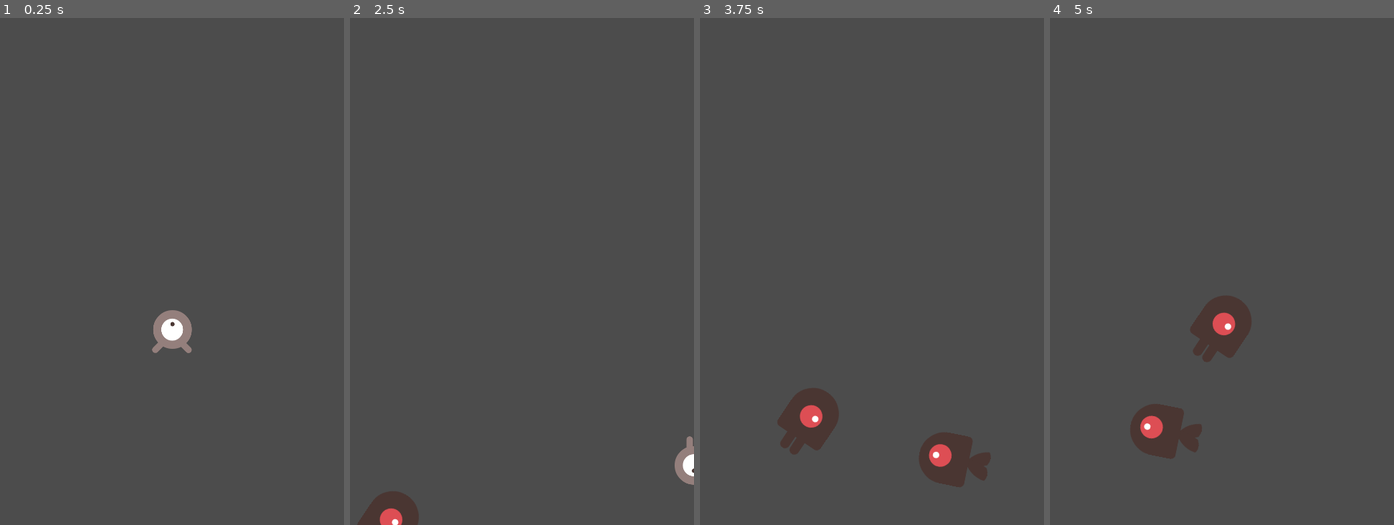
Above: before the commit, frames 1-4 (left to right).
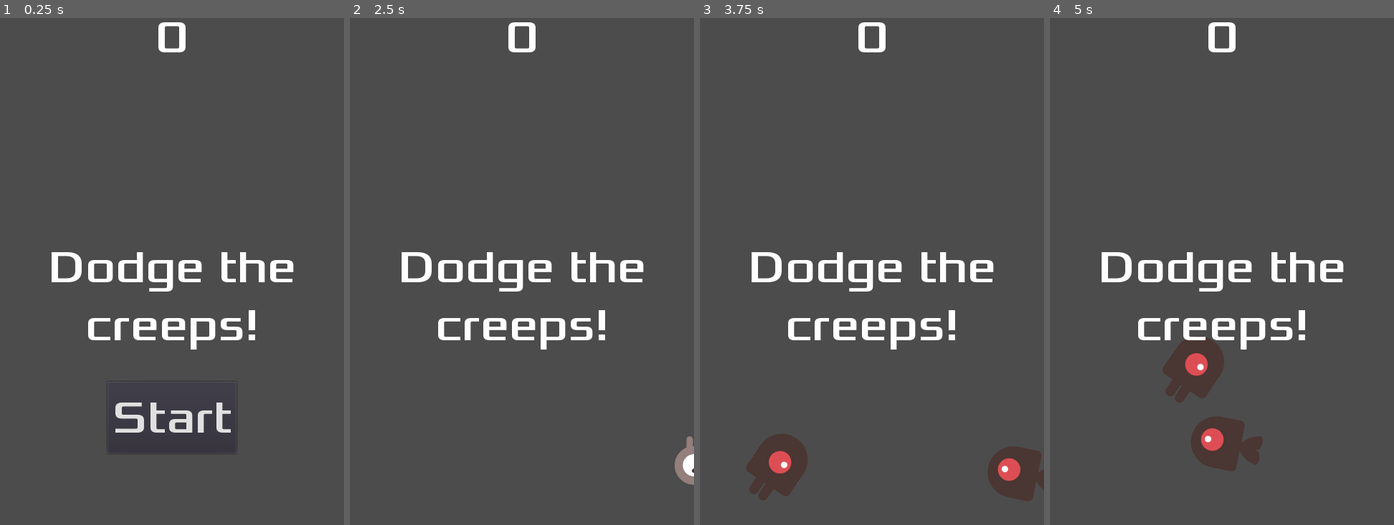
Above: after the commit, the same moments.

Repository: 44351-w21/godot-tutorial-thomastran7
Game: Godot game, scene res://Main.tscn
Same seed, same stepped clock (60 frames per second), same inputs: the game is played once before the commit and once after it.
Inputs (mouse positions are in pixels of both pictures, inside the frame that each line leads up to):
- Up to frame 1 (0.25 s): no input
- Up to frame 2 (2.5 s): click (522, 418) at 0.5 s, where only the run after the commit has a clickable "Start"; tap Enter at 1.25 s; hold Right (ui_right) 1.28-2.03 s; hold Down (ui_down) from 2.03 s (still down)
- Up to frame 3 (3.75 s): release Down (ui_down) at 2.78 s; hold Right (ui_right) 2.78-3.53 s; hold Up (ui_up) from 3.53 s (still down)
- Up to frame 4 (5 s): release Up (ui_up) at 4.28 s; hold Left (ui_left) from 4.28 s (still down)

The runs differ from the first frame. In frame 1, 4.4% of the frame differs, in the area x 15-86%, y 0-82%; in frame 2, 4.0%; in frame 3, 8.9%, in the area x 13-100%, y 0-96%; in frame 4, 8.3%.

Commit message:
Work in progress: implemented HUD

Diff:
--- /dev/null
+++ b/HUD.gd
@@ -0,0 +1,43 @@
+extends CanvasLayer
+
+signal start_game
+
+
+# Declare member variables here. Examples:
+# var a = 2
+# var b = "text"
+
+
+# Called when the node enters the scene tree for the first time.
+func _ready():
+	pass # Replace with function body.
+
+func show_message(text):
+	$Message.text = text
+	$Message.show()
+	$MessageTimer.start()
+
+func show_game_over():
+	show_message("Game Over")
+	yield($MessageTimer, "timeout")
+
+	$Message.text= "Dodge the/nCreeps!"
+	$Message.show()
+	#Waits for 1 second
+	#make a one-shot timer and wait for it to finish
+	yield (get_tree().create_timer(1), "timeout")
+	$StartButton.show()
+
+func update_score(score):
+	$ScoreLabel.text = str(score)
+
+
+
+
+func _on_StartButton_pressed():
+	$StartButton.hide()
+	emit_signal("start_game")
+
+
+func _on_MessageTimer_timeout():
+	$Message.hide()
--- /dev/null
+++ b/HUD.tscn
@@ -0,0 +1,56 @@
+[gd_scene load_steps=4 format=2]
+
+[ext_resource path="res://dodge_assets/fonts/Xolonium-Regular.ttf" type="DynamicFontData" id=1]
+[ext_resource path="res://HUD.gd" type="Script" id=2]
+
+[sub_resource type="DynamicFont" id=1]
+size = 64
+font_data = ExtResource( 1 )
+
+[node name="HUD" type="CanvasLayer"]
+script = ExtResource( 2 )
+
+[node name="ScoreLabel" type="Label" parent="."]
+anchor_right = 1.0
+margin_bottom = 78.0
+custom_fonts/font = SubResource( 1 )
+text = "0"
+align = 1
+__meta__ = {
+"_edit_use_anchors_": false
+}
+
+[node name="Message" type="Label" parent="."]
+anchor_top = 0.5
+anchor_right = 1.0
+anchor_bottom = 0.5
+margin_top = -39.0
+margin_bottom = 39.0
+custom_fonts/font = SubResource( 1 )
+text = "Dodge the creeps!"
+align = 1
+autowrap = true
+__meta__ = {
+"_edit_use_anchors_": false
+}
+
+[node name="StartButton" type="Button" parent="."]
+anchor_left = 0.5
+anchor_top = 1.0
+anchor_right = 0.5
+anchor_bottom = 1.0
+margin_left = -90.0
+margin_top = -200.0
+margin_right = 90.0
+margin_bottom = -100.0
+custom_fonts/font = SubResource( 1 )
+text = "Start"
+__meta__ = {
+"_edit_use_anchors_": false
+}
+
+[node name="MessageTimer" type="Timer" parent="."]
+wait_time = 2.0
+one_shot = true
+[connection signal="pressed" from="StartButton" to="." method="_on_StartButton_pressed"]
+[connection signal="timeout" from="MessageTimer" to="." method="_on_MessageTimer_timeout"]
--- a/Main.gd
+++ b/Main.gd
@@ -13,7 +13,7 @@
 	#temp so we can deploy
 	#$Player.start(Vector2())
 	randomize()
-	new_game()
+	#new_game()
 
 
 # Called every frame. 'delta' is the elapsed time since the previous frame.
--- a/Main.tscn
+++ b/Main.tscn
@@ -1,8 +1,9 @@
-[gd_scene load_steps=5 format=2]
+[gd_scene load_steps=6 format=2]
 
 [ext_resource path="res://Main.gd" type="Script" id=1]
 [ext_resource path="res://Player.tscn" type="PackedScene" id=2]
 [ext_resource path="res://Mob.tscn" type="PackedScene" id=3]
+[ext_resource path="res://HUD.tscn" type="PackedScene" id=4]
 
 [sub_resource type="Curve2D" id=1]
 _data = {
@@ -31,7 +32,10 @@
 curve = SubResource( 1 )
 
 [node name="MobSpawnLocation" type="PathFollow2D" parent="MobPath"]
+
+[node name="HUD" parent="." instance=ExtResource( 4 )]
 [connection signal="hit" from="Player" to="." method="game_over"]
 [connection signal="timeout" from="MobTimer" to="." method="_on_MobTimer_timeout"]
 [connection signal="timeout" from="ScoreTimer" to="." method="_on_ScoreTimer_timeout"]
 [connection signal="timeout" from="StartTimer" to="." method="_on_StartTimer_timeout"]
+[connection signal="start_game" from="HUD" to="." method="new_game"]
Not shown, added: docs/index.png.import
Not shown, changed: docs/index.pck
